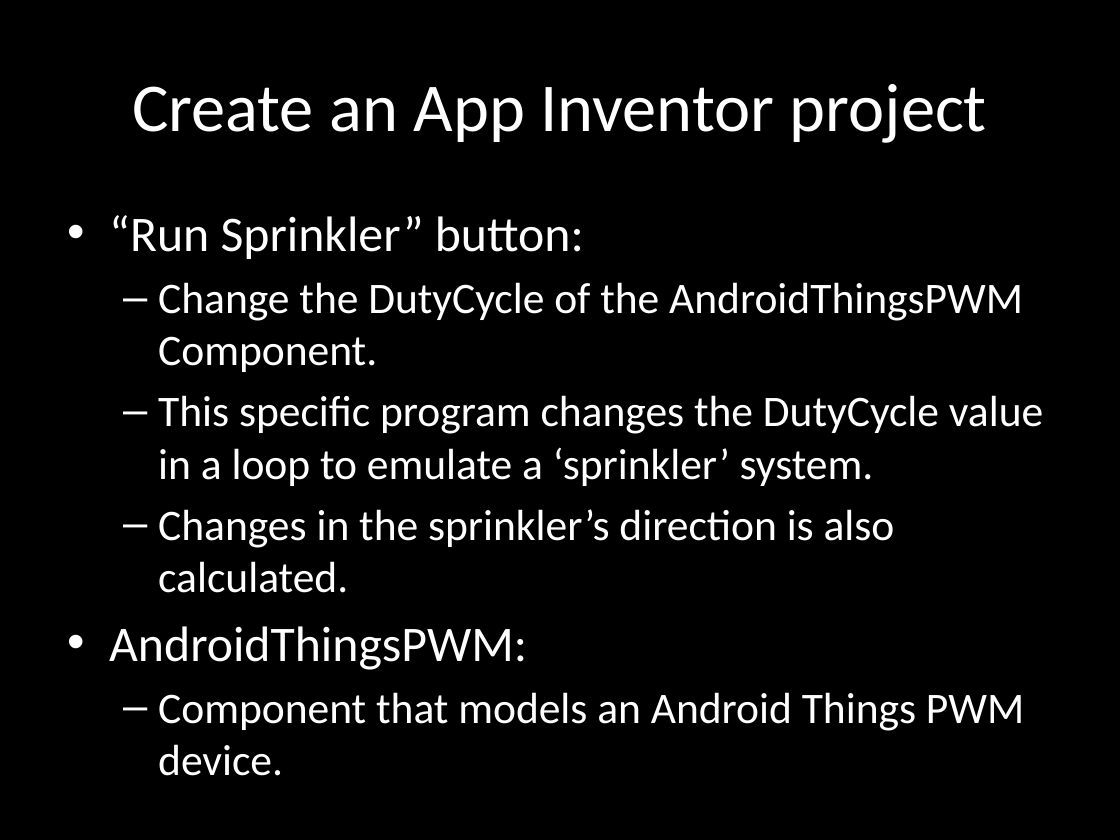
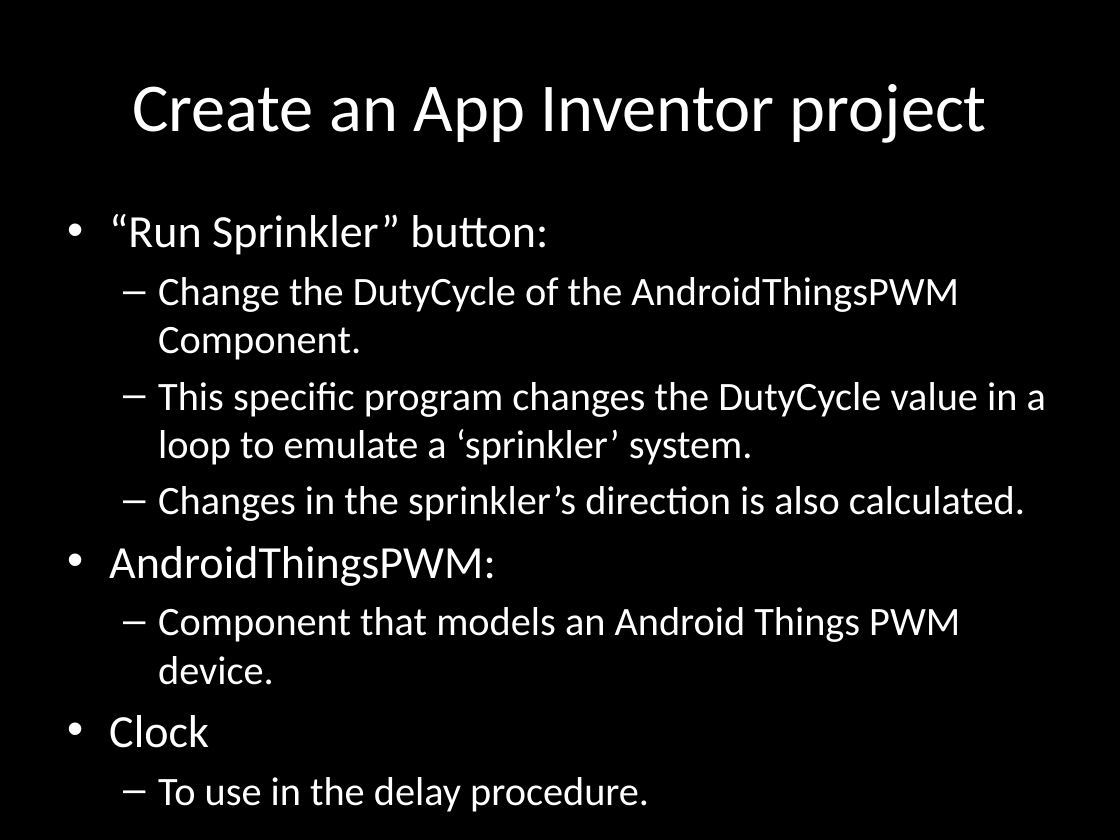
Before and after one commit to thilankam/thilankam.github.io, a slide deck: slide 11 of gsoc17/tutorial/Android_Things_PWM/movie_presentation.pptx. Drawn at 1120x840 pixels with LibreOffice and Linux fonts; fonts in the diff are those of the drawing. Boxes give left, top, right and bottom in pixels: in the first picture for what was removed or moved away, otherwise in the second. Text is boxed around its words. In the diff, an @@ line names an element or a change of style, - is before the commit and + after.

```diff
--- a/gsoc17/tutorial/Android_Things_PWM/movie_presentation.pptx
+++ b/gsoc17/tutorial/Android_Things_PWM/movie_presentation.pptx
@@ text at <box>109,214,1046,685</box>: size 32 to 29.6 pt in "“Run Sprinkler” button:", "AndroidThingsPWM:"; size 28 to 25.9 pt in "Change the DutyCycle of the AndroidThingsPWM Component.", "This specific program changes the DutyCycle value ...", "Changes in the sprinkler’s direction is also ...", "Component that models an Android Things PWM ..." @@
@@ text at <box>109,715,649,812</box>: paragraphs added @@
+• Clock
+  – To use in the delay procedure.
```
Also in this commit, not shown: 2 other slides changed, 6 other files.
